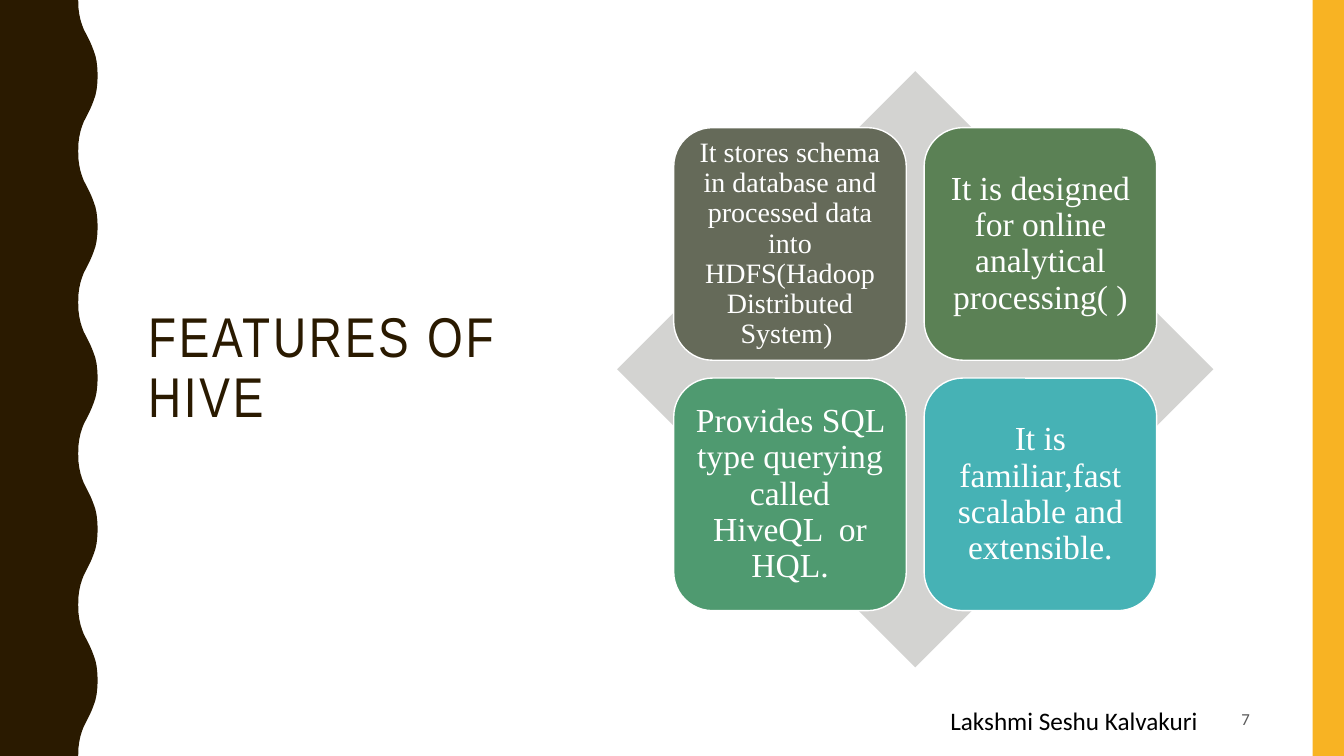
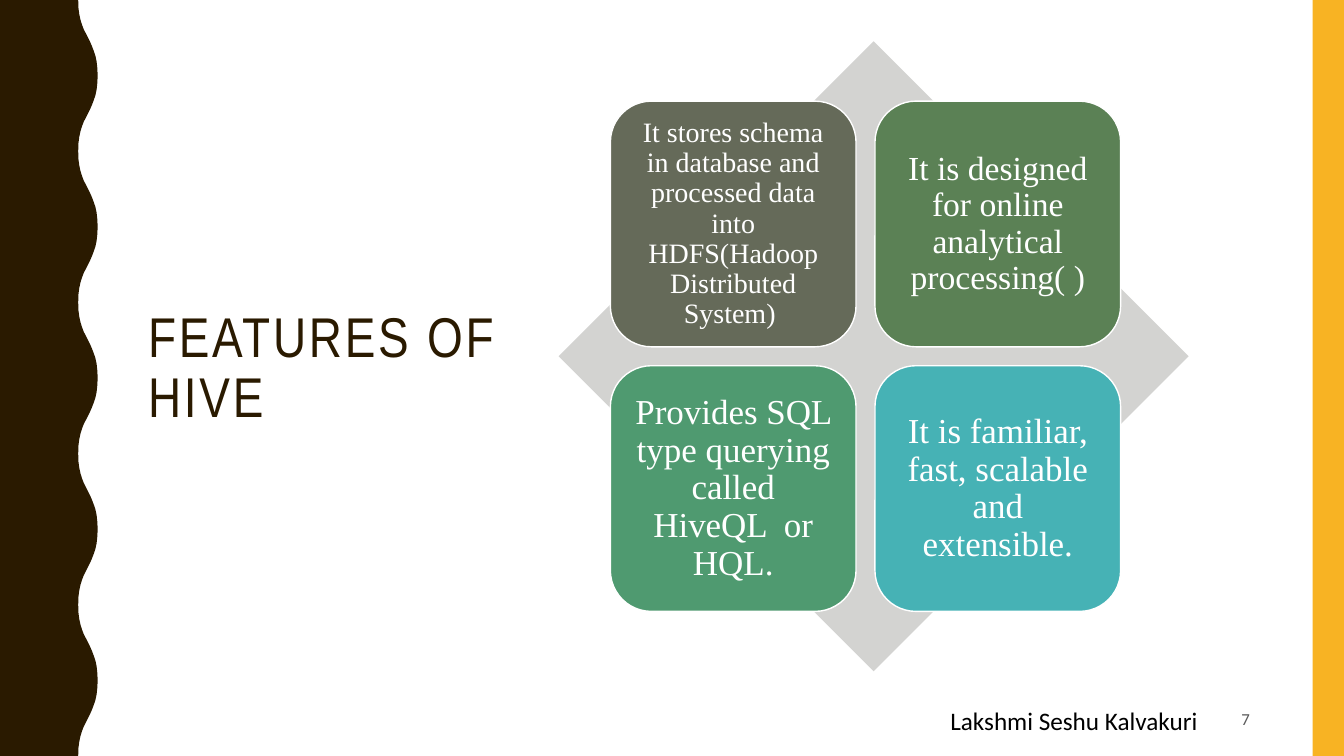
Before and after one commit to badisasairam/Hive, a slide deck: slide 7 of docs/HIVE.pptx. Drawn at 1344x756 pixels with LibreOffice and Linux fonts; fonts in the diff are those of the drawing. Boxes give left, top, right and bottom in pixels: in the first picture for what was removed or moved away, otherwise in the second. Text is boxed around its words. In the diff, an @@ line names an element or a change of style, - is before the commit and + after.

```diff
--- a/docs/HIVE.pptx
+++ b/docs/HIVE.pptx
@@ diamond: place and size @@
-diamond at <box>617,71,1214,667</box>
+diamond at <box>559,41,1189,671</box>
@@ rounded rectangle: place and size @@
-rounded rectangle at <box>674,128,906,361</box>
+rounded rectangle at <box>611,101,857,347</box>
@@ text "It stores schema in database ...": place and size @@
-text "It stores schema in database ..." at <box>700,142,880,349</box>
+text "It stores schema in database ..." at <box>643,122,823,329</box>
@@ rounded rectangle: place and size @@
-rounded rectangle at <box>925,128,1157,361</box>
+rounded rectangle at <box>875,101,1121,347</box>
@@ text "It is designed for online ...": place and size @@
-text "It is designed for online ..." at <box>951,176,1130,315</box>
+text "It is designed for online ..." at <box>908,156,1087,295</box>
@@ rounded rectangle: place and size @@
-rounded rectangle at <box>674,378,906,611</box>
+rounded rectangle at <box>611,366,857,612</box>
@@ text "Provides SQL type querying called ...": place and size @@
-text "Provides SQL type querying called ..." at <box>696,408,885,583</box>
+text "Provides SQL type querying called ..." at <box>635,399,832,581</box>
@@ text "Provides SQL type querying called ..." at <box>635,399,832,581</box>: size 24 to 25 pt @@
@@ rounded rectangle: place and size @@
-rounded rectangle at <box>925,378,1157,611</box>
+rounded rectangle at <box>875,366,1121,612</box>
@@ text at <box>908,418,1088,557</box>: text changed; size 24 to 25 pt @@
-It is familiar,fast scalable and extensible.
+It is familiar, fast, scalable and extensible.
```
Also in this commit, not shown: 2 other slides changed.
